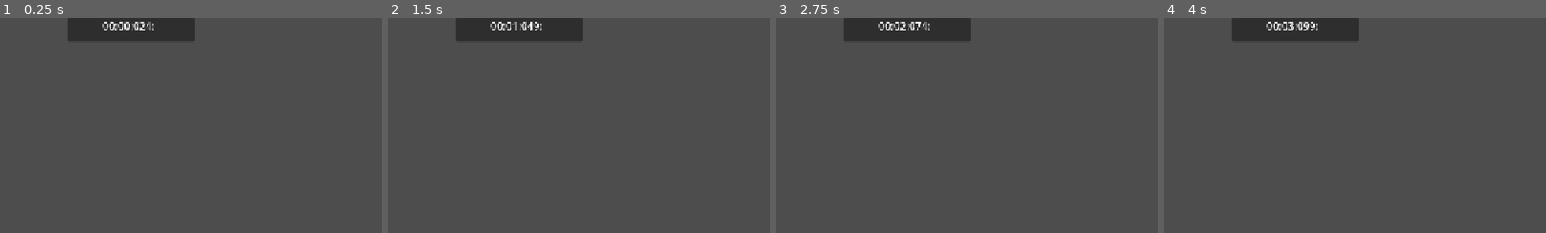
Above: before the commit, frames 1-4 (left to right).
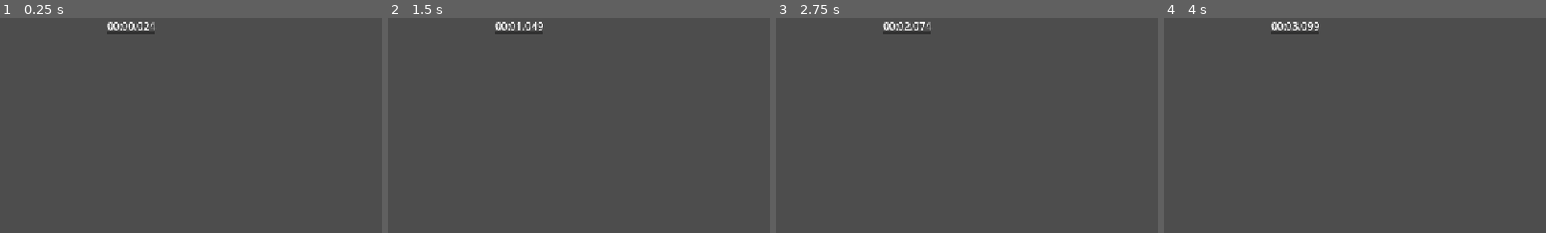
Above: after the commit, the same moments.

Repository: Yuco135/hc-jame-gam-game
Game: Godot game, scene res://Level 1/Scenes/level_1.tscn
The game is run twice, just before and just after one commit, with the same random seed, the same clock (stepped at 60 frames per second) and the same inputs.
Inputs:
- Up to frame 1 (0.25 s): no input
- Up to frame 2 (1.5 s): tap Enter (ui_accept) at 0.5, 0.77 s; hold D (Right) from 0.53 s (still down); tap Q (Dash) at 0.6, 1.35 s
- Up to frame 3 (2.75 s): tap Enter (ui_accept) at 1.52 s; release D (Right) at 2.03 s; hold A (Left) from 2.03 s (still down); tap Q (Dash) at 2.1 s
- Up to frame 4 (4 s): release A (Left) at 2.78 s; hold D (Right) from 2.78 s (still down); tap Q (Dash) at 2.85, 3.6 s; tap Enter (ui_accept) at 3.02, 3.77 s
The pictures show only the part of the screen within x 32-82%, y 0-50%; the shares and areas given below are measured in that part.

The runs differ from the first frame. In frame 1, 3.3% of the frame differs, in the area x 17-51%, y 0-11%; in frame 2, 3.3%; in frame 3, 3.3%; in frame 4, 3.3%.
Error before the commit: Parse Error: Function "stop()" not found in base self. (res://Level)

Commit message:
finished timer
timer in center

Diff:
--- a/Level 1/Scenes/level_1.tscn
+++ b/Level 1/Scenes/level_1.tscn
@@ -3853,36 +3853,35 @@
 position = Vector2(1431, 340)
 
 [node name="CanvasLayer" type="CanvasLayer" parent="." unique_id=538478954]
+script = ExtResource("9_f3v0k")
 
-[node name="Panel" type="Panel" parent="CanvasLayer" unique_id=1002477336]
+[node name="Minutes" type="Label" parent="CanvasLayer" unique_id=749737629]
+offset_left = 533.0
+offset_right = 575.0
+offset_bottom = 23.0
+text = "00:"
+
+[node name="Seconds" type="Label" parent="CanvasLayer" unique_id=1017616316]
 anchors_preset = 5
 anchor_left = 0.5
 anchor_right = 0.5
-offset_left = -102.5
-offset_right = 89.0
-offset_bottom = 36.0
+offset_left = -21.0
+offset_right = 21.0
+offset_bottom = 23.0
 grow_horizontal = 2
-script = ExtResource("9_f3v0k")
-
-[node name="Minutes" type="Label" parent="CanvasLayer/Panel" unique_id=749737629]
-layout_mode = 0
-offset_left = 52.0
-offset_right = 94.0
-offset_bottom = 23.0
-text = "00:"
-
-[node name="Seconds" type="Label" parent="CanvasLayer/Panel" unique_id=1017616316]
-layout_mode = 0
-offset_left = 75.0
-offset_right = 117.0
-offset_bottom = 23.0
 text = "16."
 
-[node name="Msecs" type="Label" parent="CanvasLayer/Panel" unique_id=413677644]
-layout_mode = 0
-offset_left = 98.0
-offset_right = 140.0
+[node name="Msecs" type="Label" parent="CanvasLayer" unique_id=413677644]
+offset_left = 578.0
+offset_right = 620.0
 offset_bottom = 23.0
 text = "019"
 
+[node name="ColorRect" type="ColorRect" parent="CanvasLayer" unique_id=1882834567]
+offset_left = 533.0
+offset_top = 21.0
+offset_right = 606.0
+offset_bottom = 25.0
+color = Color(0.18837145, 0.18837145, 0.18837145, 1)
+
 [connection signal="body_entered" from="Checkpoint" to="." method="_on_checkpoint_body_entered"]
--- a/Level 1/Scenes/timer.gd
+++ b/Level 1/Scenes/timer.gd
@@ -1,4 +1,4 @@
-extends Panel
+extends CanvasLayer
 
 var time: float = 0.0
 var minutes: int = 0
@@ -12,8 +12,8 @@
 	seconds = fmod(time, 60)
 	minutes = fmod(time, 3600) / 60
 	$Minutes.text = "%02d:" % minutes
-	$Seconds.text = "%02d:" % seconds
-	$Msecs.text = "%03d:" % msec
+	$Seconds.text = "%02d." % seconds
+	$Msecs.text = "%03d" % msec
 
 func stop() -> void:
 	set_process(false)
--- a/Level 1/script/level_1_win.gd
+++ b/Level 1/script/level_1_win.gd
@@ -3,4 +3,3 @@
 
 func _on_checkpoint_body_entered(body: Node2D) -> void:
 	get_tree().change_scene_to_file("res://Main Stuff/Scenes/win_screen.tscn")
-	stop()
